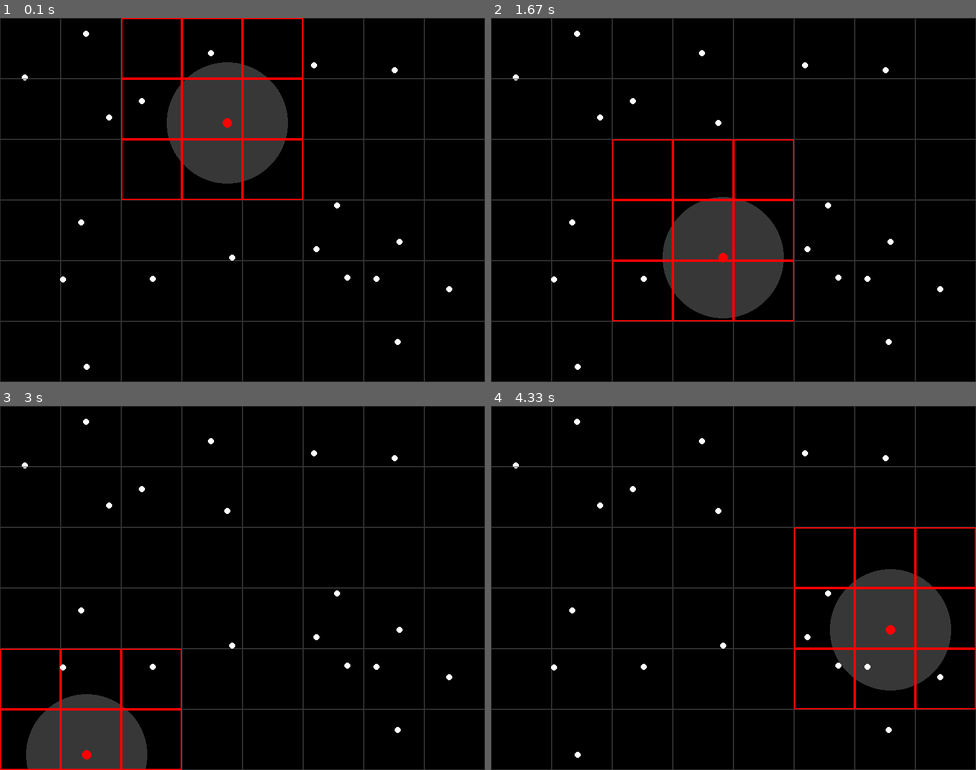
Above: before the commit, frames 1-4 (two rows, left to right).
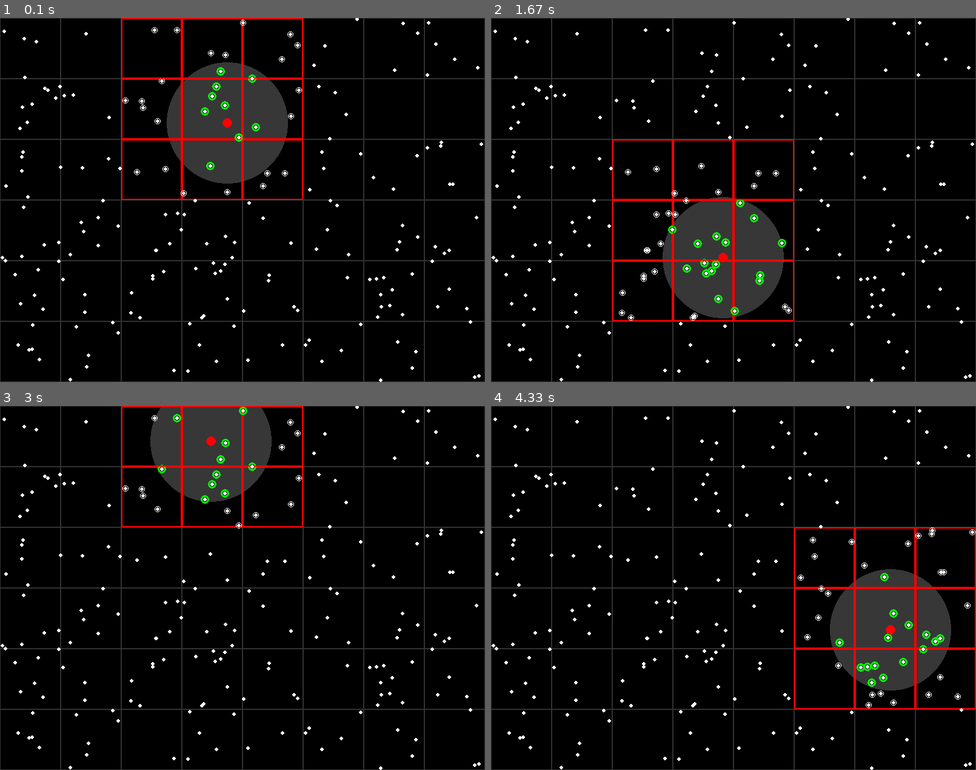
Above: after the commit, the same moments.

Repository: Hellmakima/python-stupidity
Game: pygame game, started from pygame/spatial hashing.py
Two runs of this game, one before a commit and one after it. Both use one fixed random seed, a clock stepped at 60 frames per second and the inputs below.
Inputs:
- Up to frame 1 (0.1 s): no input
- Up to frame 2 (1.67 s): tap Space at 0.33, 0.73, 1.03, 1.23, 1.57 s
- Up to frame 3 (3 s): tap Space at 1.87, 2.07, 2.37, 2.63, 2.97 s
- Up to frame 4 (4.33 s): tap Space at 3.4, 3.8, 4.1 s

The runs differ from the first frame. In frame 1, 1.4% of the frame differs, in the area x 0-100%, y 0-100%; in frame 2, 1.5%; in frame 3, 12%; in frame 4, 1.5%.

Commit message:
Add files via upload

Diff:
--- a/pygame/spatial hashing.py
+++ b/pygame/spatial hashing.py
@@ -4,14 +4,18 @@
 from random import randint
 import pygame
 import math
+from collections import defaultdict
+cell_particle_map = defaultdict(list)
 
 # Constants (adjust as needed)
+PARTICLE_COUNT = 200
 WIDTH, HEIGHT = 800, 600
 CELL_SIZE = 100  # Adjust based on your visualization
 NUM_CELLS_X = WIDTH // CELL_SIZE
 NUM_CELLS_Y = HEIGHT // CELL_SIZE
 
 # Hashing constants (same as in the HLSL code)
+# both are primes
 HASH_K1 = 15823
 HASH_K2 = 9737333
 
@@ -20,30 +24,48 @@
 
 
 def get_cell_2d(position, cell_size):
+    # get cell coords from x,y position
     return (int(math.floor(position[0] / cell_size)), int(math.floor(position[1] / cell_size)))
 
 
 def hash_cell_2d(cell):
+    # Make a unique hash for each cell
     cell_x, cell_y = cell
     a = cell_x * HASH_K1
     b = cell_y * HASH_K2
     return a + b
 
 
+# def key_from_hash(hash_value, table_size=NUM_CELLS_X*NUM_CELLS_Y):
 def key_from_hash(hash_value, table_size=100):
+    # I dont know the ideal no of buckets.
     # table_size is the number of buckets in the hash table
     return hash_value % table_size
 
 
+def distance(position1, position2):
+    return math.sqrt((position1[0] - position2[0])**2 + (position1[1] - position2[1])**2)
+
+
 def main():
+    print('press <space> to go to next point')
     pygame.init()
     screen = pygame.display.set_mode((WIDTH, HEIGHT))
     clock = pygame.time.Clock()
 
     # Example particle positions (replace with your data)
-    particle_positions = [(randint(0, WIDTH), randint(0, HEIGHT)) for _ in range(20)]  # Use WIDTH and HEIGHT
+    particle_positions = [(randint(0, WIDTH), randint(0, HEIGHT)) for _ in range(PARTICLE_COUNT)]  # Use WIDTH and HEIGHT
 
     selected_particle_index = 0  # Index of the particle to highlight
+
+    for position in particle_positions:
+        cell = get_cell_2d(position, CELL_SIZE)
+        hash_value = hash_cell_2d(cell)
+        key = key_from_hash(hash_value)
+
+        if key not in cell_particle_map:
+            cell_particle_map[key] = []
+        cell_particle_map[key].append(position)
 
     running = True
     while running:
@@ -59,47 +81,46 @@
         # Clear screen
         screen.fill((0, 0, 0))
 
-        # Spatial Hashing
-        cell_particle_map = {}  # Hash table (dictionary)
-
-        for position in particle_positions:
-            cell = get_cell_2d(position, CELL_SIZE)
-            hash_value = hash_cell_2d(cell)
-            key = key_from_hash(hash_value)
-
-            if key not in cell_particle_map:
-                cell_particle_map[key] = []
-            cell_particle_map[key].append(position)
-
         # Visualization (draw cells and particles)
         selected_position = particle_positions[selected_particle_index]
         selected_cell = get_cell_2d(selected_position, CELL_SIZE)
 
         pygame.draw.circle(screen, (55, 55, 55, 10), selected_position, CELL_SIZE)
 
+
+        # Draw grid and highlight only neighboring cells using OFFSETS_2D
+        for dx, dy in OFFSETS_2D:
+            neighbor_cell = (selected_cell[0] + dx, selected_cell[1] + dy)
+            x, y = neighbor_cell
+            if 0 <= x < NUM_CELLS_X and 0 <= y < NUM_CELLS_Y:
+                rect = pygame.Rect(x * CELL_SIZE, y * CELL_SIZE, CELL_SIZE, CELL_SIZE)
+                pygame.draw.rect(screen, (255, 0, 0), rect, 2)  # Red outline
+
+                key = key_from_hash(hash_cell_2d(neighbor_cell))
+                for particle_pos in cell_particle_map.get(key, []):
+                    if distance(particle_pos, selected_position) < CELL_SIZE:
+                        pygame.draw.circle(screen, (0, 255, 0), particle_pos, 7, 3)
+                    else:
+                        pygame.draw.circle(screen, (255, 255, 255), particle_pos, 5, 1)
+
+        # Draw rest of the grid
         for x in range(NUM_CELLS_X):
             for y in range(NUM_CELLS_Y):
-                rect = pygame.Rect(x * CELL_SIZE, y * CELL_SIZE, CELL_SIZE, CELL_SIZE)
-                cell = (x, y)
+                if abs(x - selected_cell[0]) > 1 or abs(y - selected_cell[1]) > 1:
+                    rect = pygame.Rect(x * CELL_SIZE, y * CELL_SIZE, CELL_SIZE, CELL_SIZE)
+                    pygame.draw.rect(screen, (50, 50, 50), rect, 1)
 
-                # Highlight selected cell and neighbors
-                if cell == selected_cell or (cell[0] >= selected_cell[0]-1 and cell[0] <= selected_cell[0]+1 and cell[1] >= selected_cell[1]-1 and cell[1] <= selected_cell[1]+1) :
-                    pygame.draw.rect(screen, (255, 0, 0), rect, 2)  # Red outline
-                else:
-                    pygame.draw.rect(screen, (50, 50, 50), rect, 1)  # Draw grid
-
-                hash_value = hash_cell_2d(cell)
-                key = key_from_hash(hash_value)
-
-                if key in cell_particle_map:
-                    for particle_pos in cell_particle_map[key]:
-                        pygame.draw.circle(screen, (255, 255, 255), particle_pos, 5)  # Draw particles
+        # Draw all particles
+        for particle_pos in particle_positions:
+            pygame.draw.circle(screen, (255, 255, 255), particle_pos, 3)
 
         # Draw selected particle on top (red)
         pygame.draw.circle(screen, (255, 0, 0), selected_position, 8)  # Larger red circle
 
         pygame.display.flip()
-        clock.tick(60)
+        # selected_particle_index += 1
+        # selected_particle_index %= PARTICLE_COUNT
+        clock.tick(20)
 
     pygame.quit()
 
